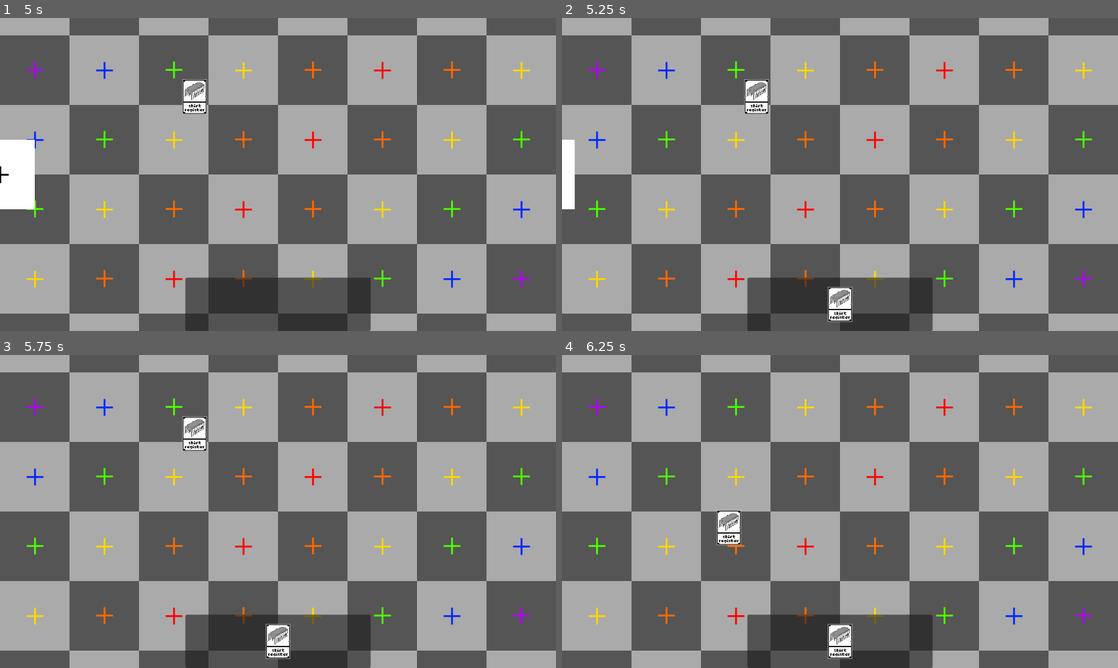
Above: before the commit, frames 1-4 (two rows, left to right).
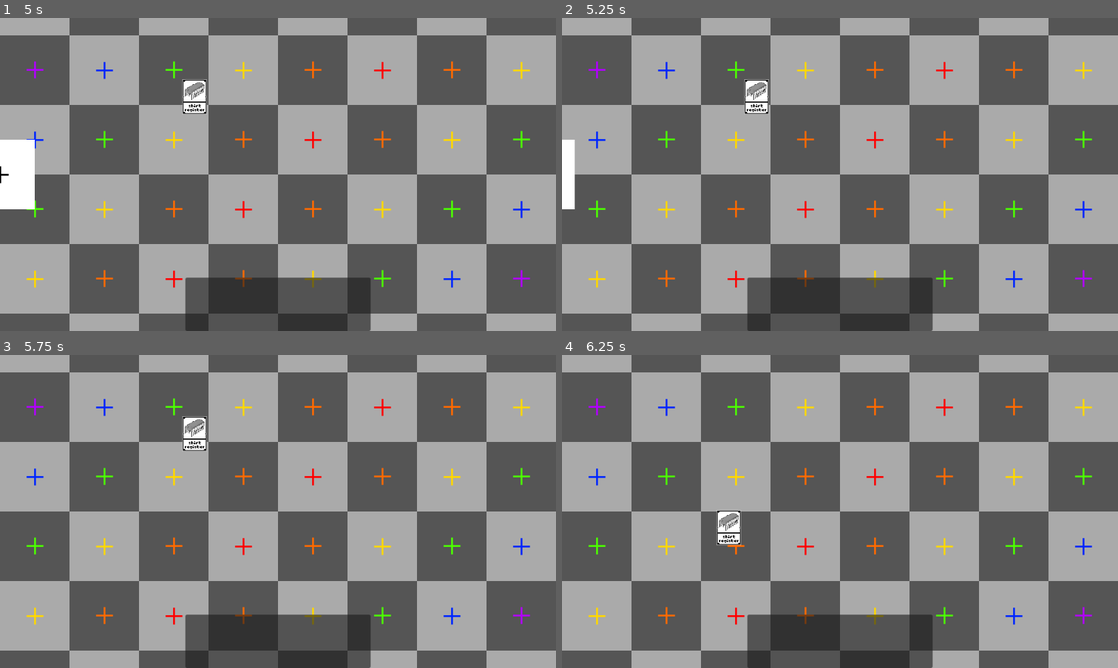
Above: after the commit, the same moments.

Repository: NobleMetalLabs/the-genesis-gambit
Game: Godot game, scene res://scn/tests/test.tscn
The game is run twice, just before and just after one commit, with the same random seed, the same clock (stepped at 60 frames per second) and the same inputs.
Inputs (mouse positions are in pixels of both pictures, inside the frame that each line leads up to):
- Up to frame 1 (5 s): tap Enter at 0.5 s; move the mouse to (400, 158) at 0.52 s; tap Space (hand_burn) at 0.6, 2, 2.3, 3.8 s; click (400, 158) at 0.67 s; drag from (166, 190) to (250, 237) at 1.27 s; move the mouse to (333, 105) at 2.02 s; hold Shift 2.03-2.75 s; click (333, 105) at 2.17 s; drag from (250, 237) to (111, 127) at 2.77 s; move the mouse to (444, 221) at 3.52 s; tap Ctrl at 3.6 s; click (444, 221) at 3.67 s; tap P (debug_action) at 4.15 s; drag from (278, 302) to (194, 96) at 4.27 s
- Up to frame 2 (5.25 s): move the mouse to (756, 96) at 5.02 s; tap Space (hand_burn) at 5.1 s; click (756, 96) at 5.17 s
- Up to frame 3 (5.75 s): no input
- Up to frame 4 (6.25 s): tap Enter at 5.75 s; drag from (756, 433) to (728, 527) at 5.77 s

Frame 1 is identical in both runs. In frame 2, 0.5% of the frame differs, in the area x 47-53%, y 85-98%; in frame 3, 0.5%; in frame 4, 0.5%.

Commit message:
Port playing cards to use Action objects

Diff:
--- a/ast/game/cards/meta/ShiftRegister.tres
+++ b/ast/game/cards/meta/ShiftRegister.tres
@@ -6,7 +6,7 @@
 
 [resource]
 script = ExtResource("3_jlqp8")
-id = 0
+id = 10
 name = "Shift Register"
 image = ExtResource("1_lxcfb")
 type = "Attacker"
--- a/ast/game/cards/meta/birds/Duck.tres
+++ b/ast/game/cards/meta/birds/Duck.tres
@@ -1,16 +1,18 @@
-[gd_resource type="Resource" script_class="CardMetadata" load_steps=3 format=3 uid="uid://blyhwfh1qykat"]
+[gd_resource type="Resource" script_class="CardMetadata" load_steps=4 format=3 uid="uid://blyhwfh1qykat"]
 
-[ext_resource type="Texture2D" uid="uid://bqohr0aqtdu35" path="res://ast/game/cards/fgs/birds/falcon.png" id="1_stixs"]
+[ext_resource type="Texture2D" uid="uid://cbbpqehmwdtme" path="res://ast/game/cards/fgs/birds/duck.png" id="1_rlgyq"]
+[ext_resource type="Script" path="res://ast/game/cards/logic/ShiftRegister.gd" id="2_3tg1e"]
 [ext_resource type="Script" path="res://lib/CardMetadata.gd" id="2_tn8jj"]
 
 [resource]
 script = ExtResource("2_tn8jj")
 id = 5
-name = "Falcon"
-image = ExtResource("1_stixs")
+name = "Duck"
+image = ExtResource("1_rlgyq")
 type = "Attacker"
 rarity = "Common"
 cost = 0
 hp = 0
 power = 0
 defense = 0
+logic_script = ExtResource("2_3tg1e")
--- a/ast/game/cards/meta/birds/Falcon.tres
+++ b/ast/game/cards/meta/birds/Falcon.tres
@@ -1,7 +1,8 @@
-[gd_resource type="Resource" script_class="CardMetadata" load_steps=3 format=3 uid="uid://kyo7rvbv24jp"]
+[gd_resource type="Resource" script_class="CardMetadata" load_steps=4 format=3 uid="uid://kyo7rvbv24jp"]
 
 [ext_resource type="Texture2D" uid="uid://bqohr0aqtdu35" path="res://ast/game/cards/fgs/birds/falcon.png" id="1_243cq"]
 [ext_resource type="Script" path="res://lib/CardMetadata.gd" id="2_p8wcc"]
+[ext_resource type="Script" path="res://ast/game/cards/logic/ShiftRegister.gd" id="2_stxet"]
 
 [resource]
 script = ExtResource("2_p8wcc")
@@ -14,3 +15,4 @@
 hp = 0
 power = 0
 defense = 0
+logic_script = ExtResource("2_stxet")
--- a/ast/game/cards/meta/birds/Flam.tres
+++ b/ast/game/cards/meta/birds/Flam.tres
@@ -1,6 +1,7 @@
-[gd_resource type="Resource" script_class="CardMetadata" load_steps=3 format=3 uid="uid://d2h0ly737f1u4"]
+[gd_resource type="Resource" script_class="CardMetadata" load_steps=4 format=3 uid="uid://d2h0ly737f1u4"]
 
 [ext_resource type="Texture2D" uid="uid://cbbpqehmwdtme" path="res://ast/game/cards/fgs/birds/duck.png" id="1_ppq52"]
+[ext_resource type="Script" path="res://ast/game/cards/logic/ShiftRegister.gd" id="2_0o6g5"]
 [ext_resource type="Script" path="res://lib/CardMetadata.gd" id="2_r8asb"]
 
 [resource]
@@ -14,3 +15,4 @@
 hp = 0
 power = 0
 defense = 0
+logic_script = ExtResource("2_0o6g5")
--- a/ast/game/cards/meta/birds/Pigeon.tres
+++ b/ast/game/cards/meta/birds/Pigeon.tres
@@ -1,7 +1,8 @@
-[gd_resource type="Resource" script_class="CardMetadata" load_steps=3 format=3 uid="uid://paw8x65of1wu"]
+[gd_resource type="Resource" script_class="CardMetadata" load_steps=4 format=3 uid="uid://paw8x65of1wu"]
 
 [ext_resource type="Texture2D" uid="uid://bnnvknjvv0ljn" path="res://ast/game/cards/fgs/birds/toucan.png" id="1_wswve"]
 [ext_resource type="Script" path="res://lib/CardMetadata.gd" id="2_3jqoi"]
+[ext_resource type="Script" path="res://ast/game/cards/logic/ShiftRegister.gd" id="2_jv8yk"]
 
 [resource]
 script = ExtResource("2_3jqoi")
@@ -14,3 +15,4 @@
 hp = 0
 power = 0
 defense = 0
+logic_script = ExtResource("2_jv8yk")
--- a/ast/game/cards/meta/birds/Toucan.tres
+++ b/ast/game/cards/meta/birds/Toucan.tres
@@ -1,5 +1,6 @@
-[gd_resource type="Resource" script_class="CardMetadata" load_steps=2 format=3 uid="uid://dpnspaqkdfr86"]
+[gd_resource type="Resource" script_class="CardMetadata" load_steps=3 format=3 uid="uid://dpnspaqkdfr86"]
 
+[ext_resource type="Script" path="res://ast/game/cards/logic/ShiftRegister.gd" id="1_s77eq"]
 [ext_resource type="Script" path="res://lib/CardMetadata.gd" id="1_x4gkg"]
 
 [resource]
@@ -12,3 +13,4 @@
 hp = 0
 power = 0
 defense = 0
+logic_script = ExtResource("1_s77eq")
--- a/ast/game/cards/meta/fish/Eel.tres
+++ b/ast/game/cards/meta/fish/Eel.tres
@@ -1,11 +1,12 @@
-[gd_resource type="Resource" script_class="CardMetadata" load_steps=3 format=3 uid="uid://dgwsojx64iy7d"]
+[gd_resource type="Resource" script_class="CardMetadata" load_steps=4 format=3 uid="uid://dgwsojx64iy7d"]
 
 [ext_resource type="Texture2D" uid="uid://b45vl3j2r3402" path="res://ast/game/cards/fgs/fish/eel.png" id="1_v4ogc"]
 [ext_resource type="Script" path="res://lib/CardMetadata.gd" id="2_hbdvp"]
+[ext_resource type="Script" path="res://ast/game/cards/logic/ShiftRegister.gd" id="2_p1ttl"]
 
 [resource]
 script = ExtResource("2_hbdvp")
-id = 0
+id = 6
 name = "Eel"
 image = ExtResource("1_v4ogc")
 type = "Attacker"
@@ -14,3 +15,4 @@
 hp = 0
 power = 0
 defense = 0
+logic_script = ExtResource("2_p1ttl")
--- a/ast/game/cards/meta/fish/Fish.tres
+++ b/ast/game/cards/meta/fish/Fish.tres
@@ -1,11 +1,12 @@
-[gd_resource type="Resource" script_class="CardMetadata" load_steps=3 format=3 uid="uid://r33gqcd2ojf6"]
+[gd_resource type="Resource" script_class="CardMetadata" load_steps=4 format=3 uid="uid://r33gqcd2ojf6"]
 
 [ext_resource type="Texture2D" uid="uid://ujhhe64hiot7" path="res://ast/game/cards/fgs/fish/fish.png" id="1_4i50s"]
+[ext_resource type="Script" path="res://ast/game/cards/logic/ShiftRegister.gd" id="2_5mwb7"]
 [ext_resource type="Script" path="res://lib/CardMetadata.gd" id="3_ixl3k"]
 
 [resource]
 script = ExtResource("3_ixl3k")
-id = 0
+id = 7
 name = "Fish"
 image = ExtResource("1_4i50s")
 type = "Attacker"
@@ -14,3 +15,4 @@
 hp = 0
 power = 0
 defense = 0
+logic_script = ExtResource("2_5mwb7")
--- a/ast/game/cards/meta/fish/Puffer.tres
+++ b/ast/game/cards/meta/fish/Puffer.tres
@@ -1,11 +1,12 @@
-[gd_resource type="Resource" script_class="CardMetadata" load_steps=3 format=3 uid="uid://c1xocbc3u5wo6"]
+[gd_resource type="Resource" script_class="CardMetadata" load_steps=4 format=3 uid="uid://c1xocbc3u5wo6"]
 
 [ext_resource type="Texture2D" uid="uid://ujhhe64hiot7" path="res://ast/game/cards/fgs/fish/fish.png" id="1_83jln"]
 [ext_resource type="Script" path="res://lib/CardMetadata.gd" id="2_1logl"]
+[ext_resource type="Script" path="res://ast/game/cards/logic/ShiftRegister.gd" id="2_evljx"]
 
 [resource]
 script = ExtResource("2_1logl")
-id = 0
+id = 8
 name = "Eel"
 image = ExtResource("1_83jln")
 type = "Attacker"
@@ -14,3 +15,4 @@
 hp = 0
 power = 0
 defense = 0
+logic_script = ExtResource("2_evljx")
--- a/ast/game/cards/meta/fish/Shark.tres
+++ b/ast/game/cards/meta/fish/Shark.tres
@@ -1,11 +1,12 @@
-[gd_resource type="Resource" script_class="CardMetadata" load_steps=3 format=3 uid="uid://gcn27oju3y4i"]
+[gd_resource type="Resource" script_class="CardMetadata" load_steps=4 format=3 uid="uid://gcn27oju3y4i"]
 
 [ext_resource type="Texture2D" uid="uid://cxjax7t5fgbvy" path="res://ast/game/cards/fgs/fish/shark.png" id="1_73143"]
 [ext_resource type="Script" path="res://lib/CardMetadata.gd" id="2_8uj02"]
+[ext_resource type="Script" path="res://ast/game/cards/logic/ShiftRegister.gd" id="2_yterl"]
 
 [resource]
 script = ExtResource("2_8uj02")
-id = 0
+id = 9
 name = "Shark"
 image = ExtResource("1_73143")
 type = "Attacker"
@@ -14,3 +15,4 @@
 hp = 0
 power = 0
 defense = 0
+logic_script = ExtResource("2_yterl")
--- a/ast/game/cards/meta/fish/Swordfish.tres
+++ b/ast/game/cards/meta/fish/Swordfish.tres
@@ -1,11 +1,12 @@
-[gd_resource type="Resource" script_class="CardMetadata" load_steps=3 format=3 uid="uid://cuplcsyljwebq"]
+[gd_resource type="Resource" script_class="CardMetadata" load_steps=4 format=3 uid="uid://cuplcsyljwebq"]
 
 [ext_resource type="Texture2D" uid="uid://dd2twv00xms4p" path="res://ast/game/cards/fgs/fish/swordfish.png" id="1_8vn61"]
+[ext_resource type="Script" path="res://ast/game/cards/logic/ShiftRegister.gd" id="2_cupfv"]
 [ext_resource type="Script" path="res://lib/CardMetadata.gd" id="2_e0ymb"]
 
 [resource]
 script = ExtResource("2_e0ymb")
-id = 0
+id = 10
 name = "Swordfish"
 image = ExtResource("1_8vn61")
 type = "Attacker"
@@ -14,3 +15,4 @@
 hp = 0
 power = 0
 defense = 0
+logic_script = ExtResource("2_cupfv")
--- a/lib/Player.gd
+++ b/lib/Player.gd
@@ -4,7 +4,7 @@
 var hand : Array[CardMetadata] = []
 
 func _ready() -> void:
-	AuthoritySourceProvider.provider.reflect_action.connect(_handle_player_action)
+	AuthoritySourceProvider.authority_source.reflect_action.connect(_handle_player_action)
 
 func _handle_player_action(action : Action) -> void:
 	if not action is PlayerAction: return
@@ -13,11 +13,18 @@
 		var add_action : HandAddCardAction = action as HandAddCardAction
 		var card_meta : CardMetadata = CardDB.get_card_by_id(add_action.card_metadata_id)
 		hand.append(card_meta)
+		return
 
 	if action is HandBurnHandAction:
 		var num_cards : int = hand.size()
 		hand.clear()
 		for i in range(num_cards):
-			AuthoritySourceProvider.provider.request_action(
+			AuthoritySourceProvider.authority_source.request_action(
 				HandAddCardAction.new(self, false, true, 0)
 			)
+		return
+
+	if action is HandRemoveCardAction:
+		var remove_action : HandRemoveCardAction = action as HandRemoveCardAction
+		hand.erase(remove_action.card.metadata)
+		return
--- a/src/autoloads/AuthoritySourceProvider.gd
+++ b/src/autoloads/AuthoritySourceProvider.gd
@@ -1,7 +1,7 @@
 #class_name AuthoritySourceProvider
 extends Node
 
-var provider : AuthoritySource = make_authority_source()
+var authority_source : AuthoritySource = make_authority_source()
 
 func make_authority_source() -> AuthoritySource:
 	var dummy := DummyAuthoritySource.new()
--- a/src/autoloads/InputManager.gd
+++ b/src/autoloads/InputManager.gd
@@ -6,13 +6,13 @@
 # Called every frame. 'delta' is the elapsed time since the previous frame.
 func _process(_delta : float) -> void:
 	if Input.is_action_just_pressed("debug_action"):
-		AuthoritySourceProvider.provider.request_action(
+		AuthoritySourceProvider.authority_source.request_action(
 			HandAddCardAction.new(
 				Player.new(), true, true, test_hand_metadata.id
 			)
 		)
 	if Input.is_action_just_pressed("hand_burn"):
-		AuthoritySourceProvider.provider.request_action(
+		AuthoritySourceProvider.authority_source.request_action(
 			HandBurnHandAction.new(
 				Player.new()
 			)
--- a/src/game/Gamefield.gd
+++ b/src/game/Gamefield.gd
@@ -6,39 +6,43 @@
 @onready var cards_holder : Node2D = get_node("Cards")
 @onready var client_ui : ClientUI = get_parent().get_node("CLIENT-UI")
 
+func _ready() -> void:
+	AuthoritySourceProvider.authority_source.reflect_action.connect(_handle_gamefield_action)
+
 func export_gamefield_state() -> GamefieldState:
 	return null
 
 func load_gamefield_state(_state: GamefieldState) -> void:
 	pass
 
-func get_own_player() -> Player:
-	#for player in gamefield.players:
-	#	if player.something == this_client:
-	#	return player
-	return null
-
 var _hovered_card : CardOnField = null
 func get_hovered_card() -> CardOnField:
 	return _hovered_card
 
+func _handle_gamefield_action(action : Action) -> void:
+	if not action is GamefieldAction: return
+
+	if action is CreatureSpawnAction:
+		var spawn_action : CreatureSpawnAction = action as CreatureSpawnAction
+		place_card(spawn_action.creature, spawn_action.position)
+		return
+
 # make panning strength a user setting
-func place_card(player : Player, metadata : CardMetadata, position : Vector2) -> void:
-	var new_card : CardOnField = ObjectDB._CardOnField.create(self, metadata, player)
-	new_card.position = position
+func place_card(card : CardOnField, position : Vector2) -> void:
+	card.position = position
 
 	self.event.connect(func(event_name : StringName, data : Dictionary) -> void:
-		new_card.logic.process_event(event_name, data)
+		card.logic.process_event(event_name, data)
 	)
-	new_card.mouse_entered.connect(
+	card.mouse_entered.connect(
 		func() -> void:
-			_hovered_card = new_card
+			_hovered_card = card
 	)
-	new_card.mouse_exited.connect(
+	card.mouse_exited.connect(
 		func() -> void:
 			_hovered_card = null
 	)
 
-	cards_holder.add_child(new_card, true)
-	var ap : AudioStreamPlayer2D = AudioDispatcher.dispatch_positional_audio(new_card, "res://ast/sound/cardplace.tres")
+	cards_holder.add_child(card, true)
+	var ap : AudioStreamPlayer2D = AudioDispatcher.dispatch_positional_audio(card, "res://ast/sound/cardplace.tres")
 	ap.panning_strength = 0.25
--- a/src/ui/CardInHand.gd
+++ b/src/ui/CardInHand.gd
@@ -33,6 +33,21 @@
 	new_card_ghost.was_placed.connect(
 		func(_position : Vector2) -> void:
 			var gamefield : Gamefield = hand_ui.client_ui.gamefield
-			gamefield.place_card(gamefield.get_own_player(), new_card_ghost.metadata, _position)
-			hand_ui._remove_card_from_hand(self)
+			# gamefield.place_card(gamefield.get_own_player(), new_card_ghost.metadata, _position)
+
+			var new_card : CardOnField = ObjectDB._CardOnField.create(gamefield, new_card_ghost.metadata, Player.new())
+			AuthoritySourceProvider.authority_source.request_action(
+				CreatureSpawnAction.new(
+					new_card,
+					_position,
+				)
+			)
+			AuthoritySourceProvider.authority_source.request_action(
+				HandRemoveCardAction.new(
+					Player.new(),
+					self,
+					HandRemoveCardAction.LeaveReason.PLAYED,
+					HandRemoveCardAction.CardRemoveAnimation.PLAY,
+				)
+			)
 	)
--- a/src/ui/HandUI.gd
+++ b/src/ui/HandUI.gd
@@ -7,7 +7,7 @@
 
 func _setup(_client_ui : ClientUI) -> void:
 	client_ui = _client_ui
-	AuthoritySourceProvider.provider.reflect_action.connect(_handle_hand_action)
+	AuthoritySourceProvider.authority_source.reflect_action.connect(_handle_hand_action)
 
 func _handle_hand_action(action : Action) -> void:
 	if not action is HandAction: return
@@ -22,6 +22,13 @@
 	if action is HandBurnHandAction:
 		_handle_hand_update({
 			"type": "clear",
+		})
+
+	if action is HandRemoveCardAction:
+		var remove_action : HandRemoveCardAction = action as HandRemoveCardAction
+		_handle_hand_update({
+			"type": "remove",
+			"instance": remove_action.card,
 		})
 
 func _handle_hand_update(data : Dictionary) -> void:
